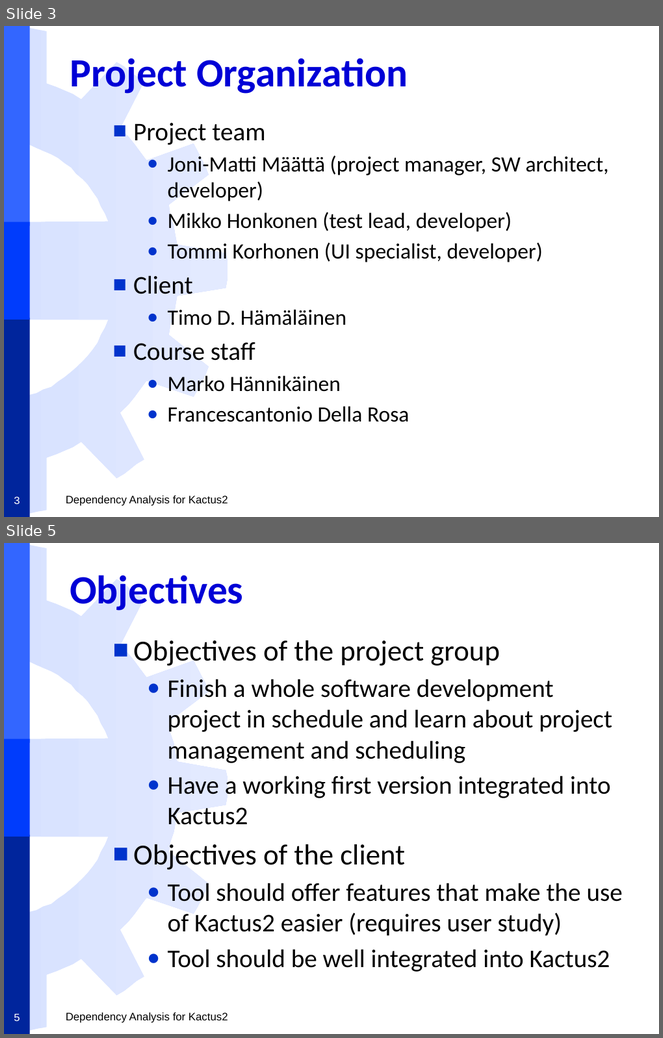
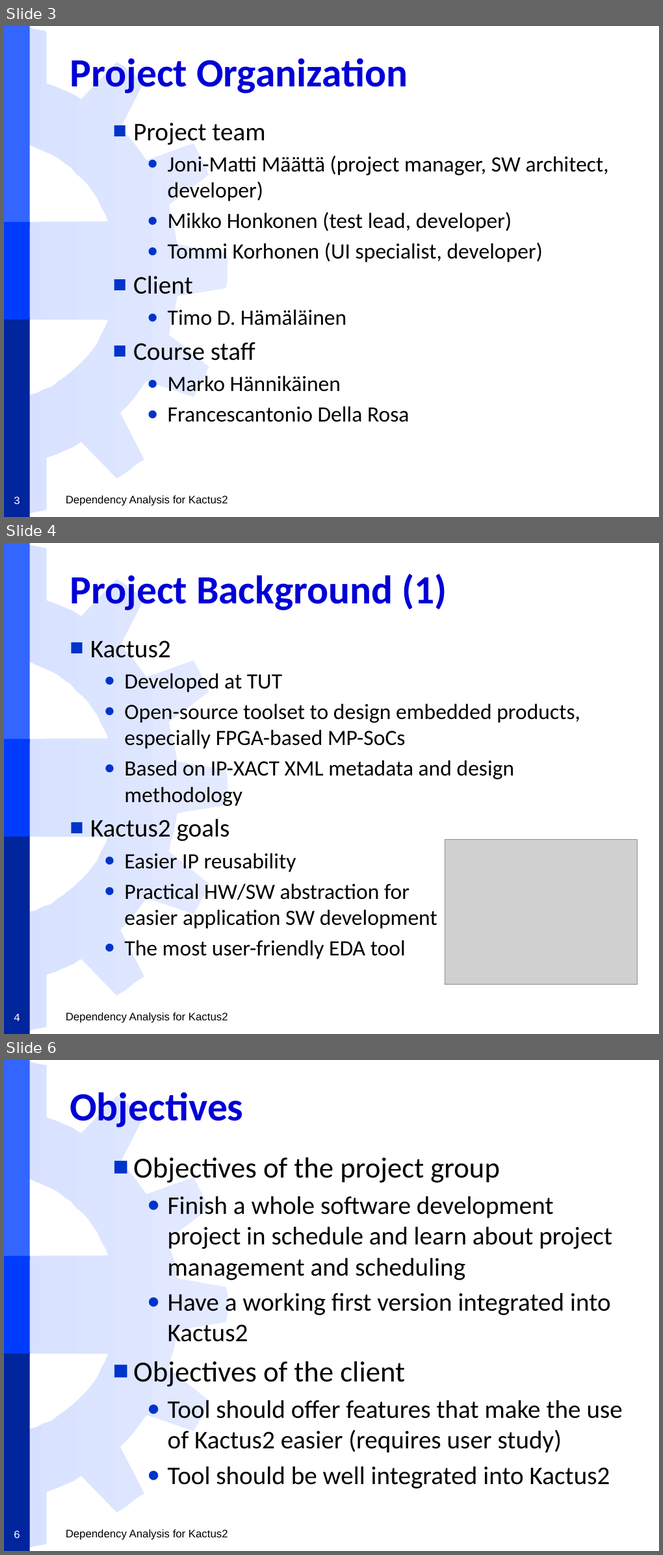
Before and after one commit to darwinbeing/kactus2all, a slide deck: Administrative/Final Report Slides.pptx. Shown one above the other, each under a label of ours: slides 3 and 5 before the commit, slides 3, 4 and 6 after it; the slides between them are not shown. The pictures are 663x1038 and 663x1555 pixels, drawn with LibreOffice and Linux fonts; fonts in the diff are those of the drawing; grey boxes stand for pictures; background and template pictures are left out. Boxes give left, top, right and bottom in pixels: in the first picture for what was removed or moved away, otherwise in the second. Text is boxed around its words. In the diff, an @@ line names an element or a change of style, - is before the commit and + after.

```diff
--- a/Administrative/Final Report Slides.pptx
+++ b/Administrative/Final Report Slides.pptx
@@ slide 4 added at [4, 543, 659, 1034], background #FFFFFF; not listed: 5 template elements that a slide beside it also shows @@
@@ title added at [70, 574, 447, 611], 44 pt, text #0000D6, bold @@
+Project Background (1)
@@ text added at [90, 641, 581, 960], 24 pt, text #000000 @@
+■ Kactus2
+  ● Developed at TUT
+  ● Open-source toolset to design embedded products, especially FPGA-based MP-SoCs
+  ● Based on IP-XACT XML metadata and design methodology
+■ Kactus2 goals
+  ● Easier IP reusability
+  ● Practical HW/SW abstraction for
+    easier application SW development
+  ● The most user-friendly EDA tool
@@ picture added at [445, 839, 638, 984] @@
@@ page number added at [14, 1014, 20, 1021], 12 pt, text #FFFFFF @@
+4
@@ what was slide 5 is now slide 6 @@
@@ page number at [14, 1531, 20, 1538]: text changed @@
-5
+6
```
Also in this commit, not shown: 2 slides changed.
